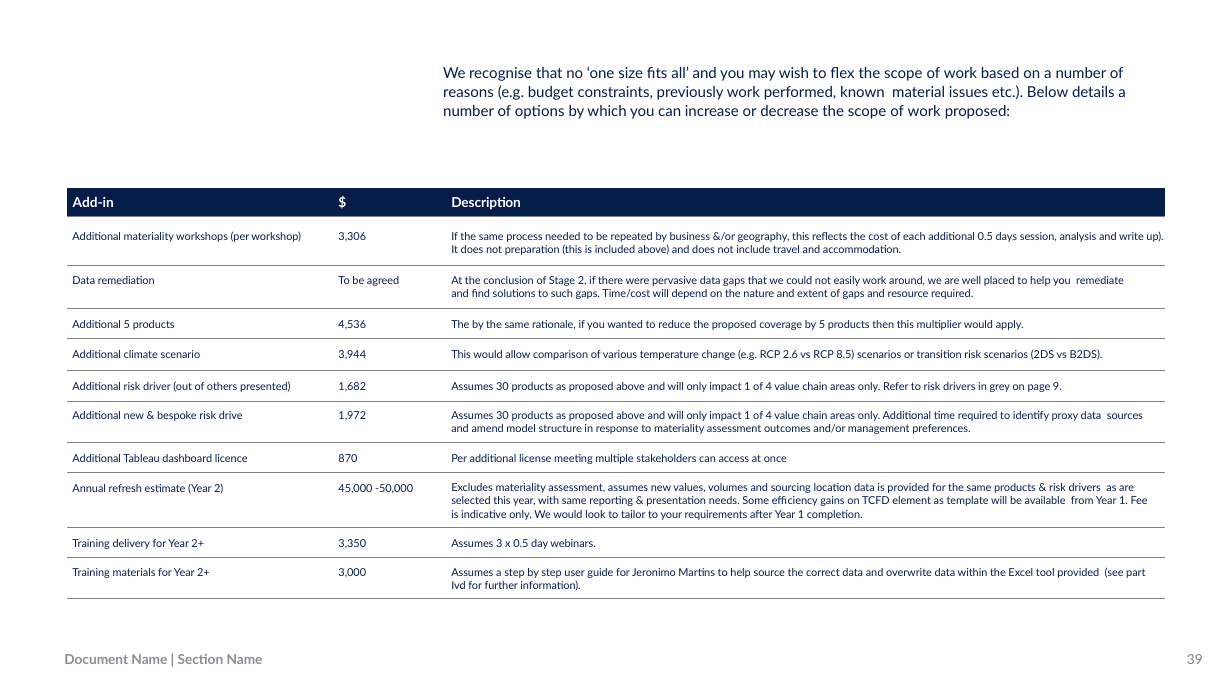
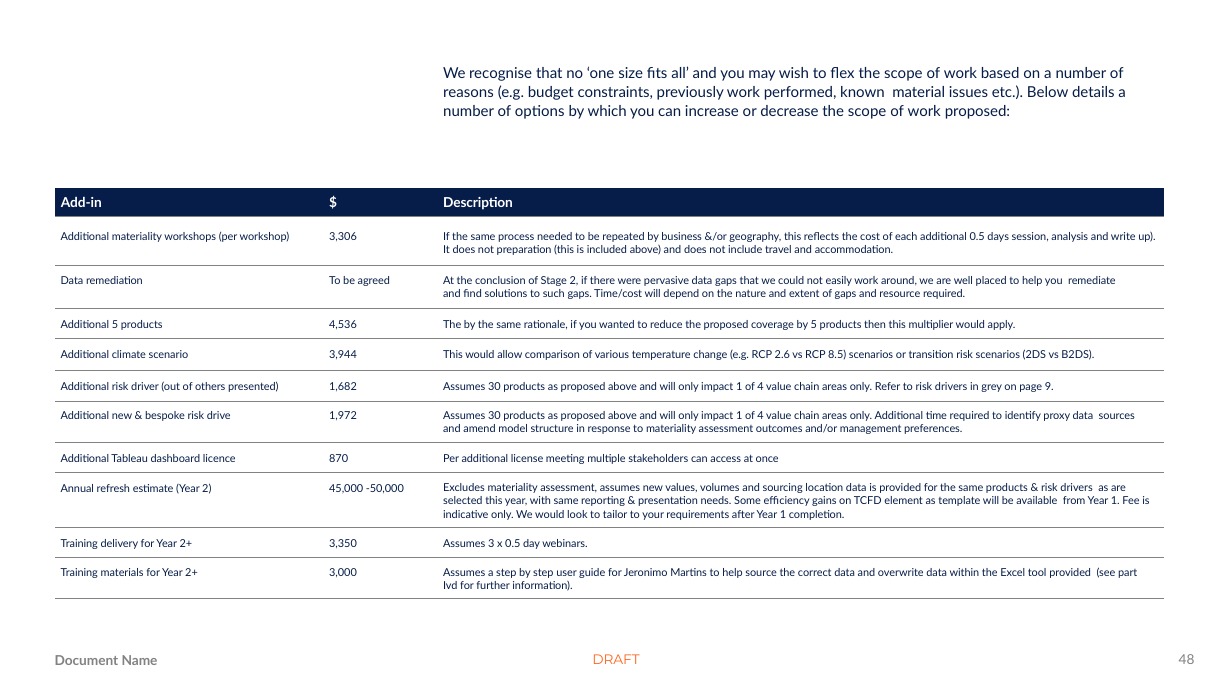
Before and after one commit to Jamison413/kevmaitland-PoshAnt, a slide deck: slide 48 of Intune-WinApp/OfficeThemes/Blank.potx (slide 39 before the commit). Drawn at 1232x693 pixels with LibreOffice and Linux fonts; fonts in the diff are those of the drawing; background and template pictures are left out. Boxes give left, top, right and bottom in pixels: in the first picture for what was removed or moved away, otherwise in the second. Text is boxed around its words. In the diff, an @@ line names an element or a change of style, - is before the commit and + after.

```diff
--- a/Intune-WinApp/OfficeThemes/Blank.potx
+++ b/Intune-WinApp/OfficeThemes/Blank.potx
@@ table: place and size @@
-table at (67,187,1165,598)
+table at (55,187,1165,598)
@@ text added at (55,655,158,665), 10 pt, text #818281, bold @@
+Document Name
@@ text removed at (64,654,263,664) @@
-Document Name | Section Name
@@ text added at (592,654,639,664), 10 pt, text #FC671F @@
+DRAFT
@@ page number at (1179,654,1195,664): text changed @@
-39
+48
```
Also in this commit, not shown: 26 other slides changed, 60 slides added, 38 slides removed, 2 other files.
